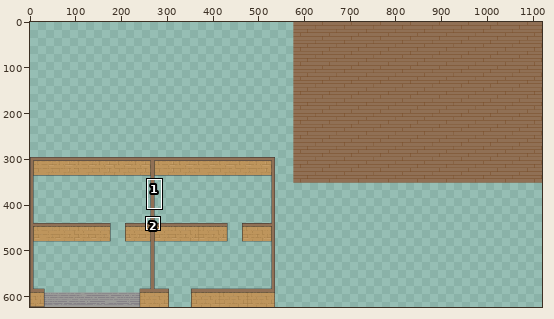
Edited in one commit: pixel-art file (Assets/Art/first_floor.aseprite). The picture above shows the old version from afar; the outline marks the close-up.
Close-up. Before:
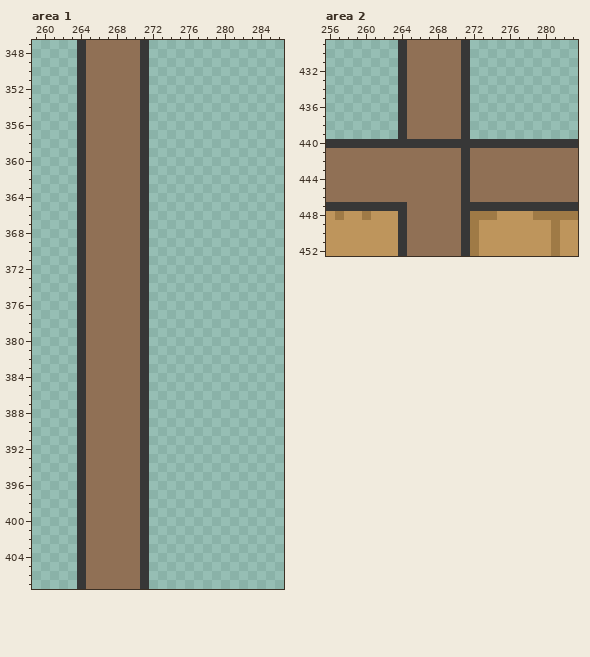
1120x624 pixels, 1 frame. Shown: area 1: x 259..286, y 347..407; area 2: x 256..283, y 429..452.
The result:
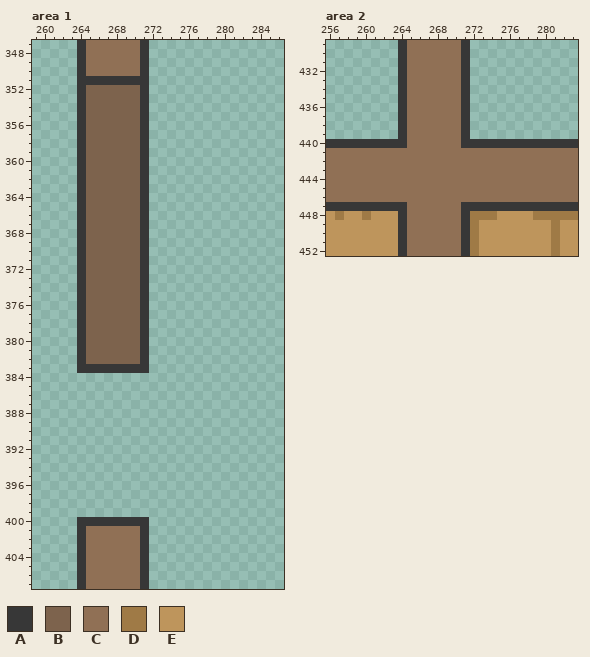
Palette (. is transparent): A #373737  B #7d634d  C #907055  D #9f7a46  E #be955c
What changed:
Area 1:
y 351: x 265..270 CCCCCC -> AAAAAA
y 352..382: x 265..270 CCCCCC -> BBBBBB
y 383: x 265..270 CCCCCC -> AAAAAA
y 384..399: x 264..271 ACCCCCCA -> ........
y 400: x 265..270 CCCCCC -> AAAAAA
Area 2:
y 440: x 265..270 AAAAAA -> CCCCCC
y 441..446: x 271 A -> C
Where, in picture pixels (left, top, right, bottom), the same in both close-ups:
changed: (77, 76, 149, 526)
changed: (407, 139, 470, 202)
